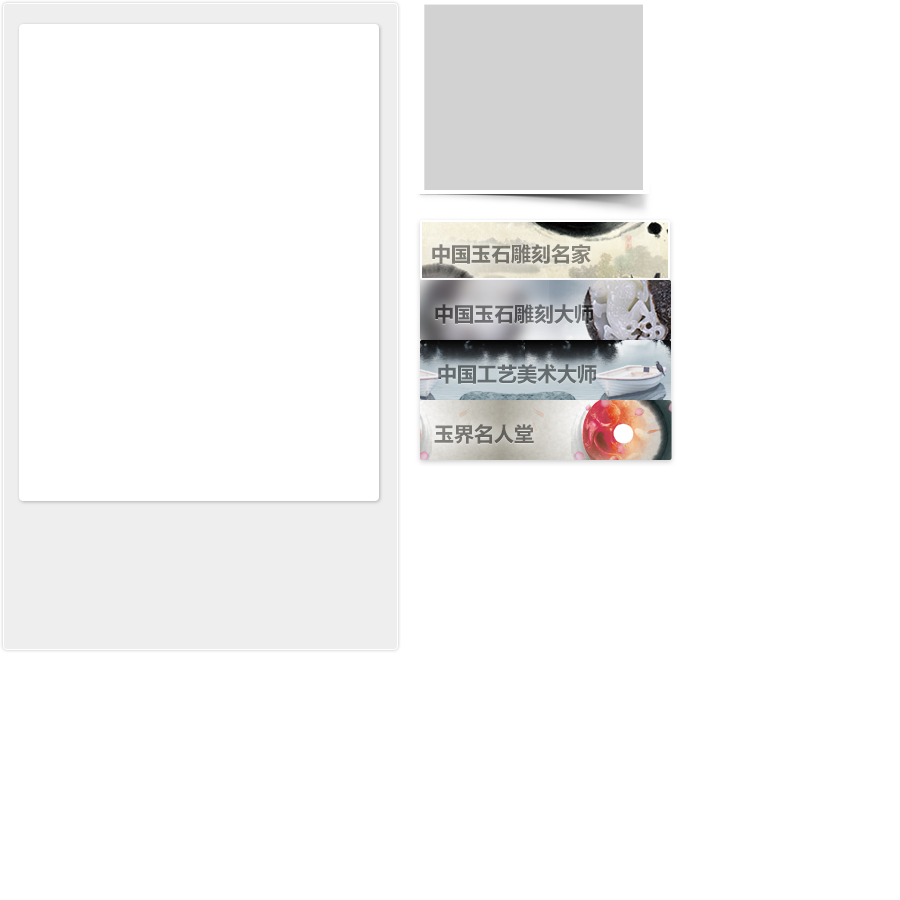
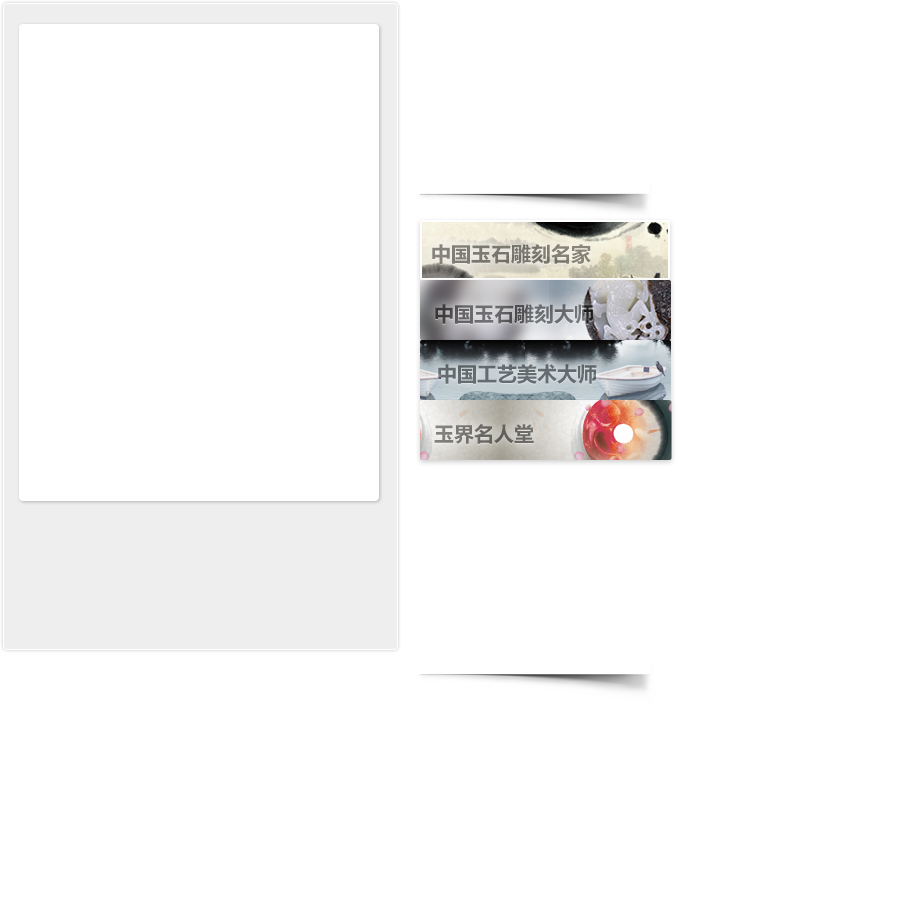
Two versions of the same layered image (900 × 900). Layer-by-layer changes:
moved "形状 10 副本 2" (1st of 2) above "玉界名人堂", painted on it, unmasked it over (417, 667, 652, 696)
